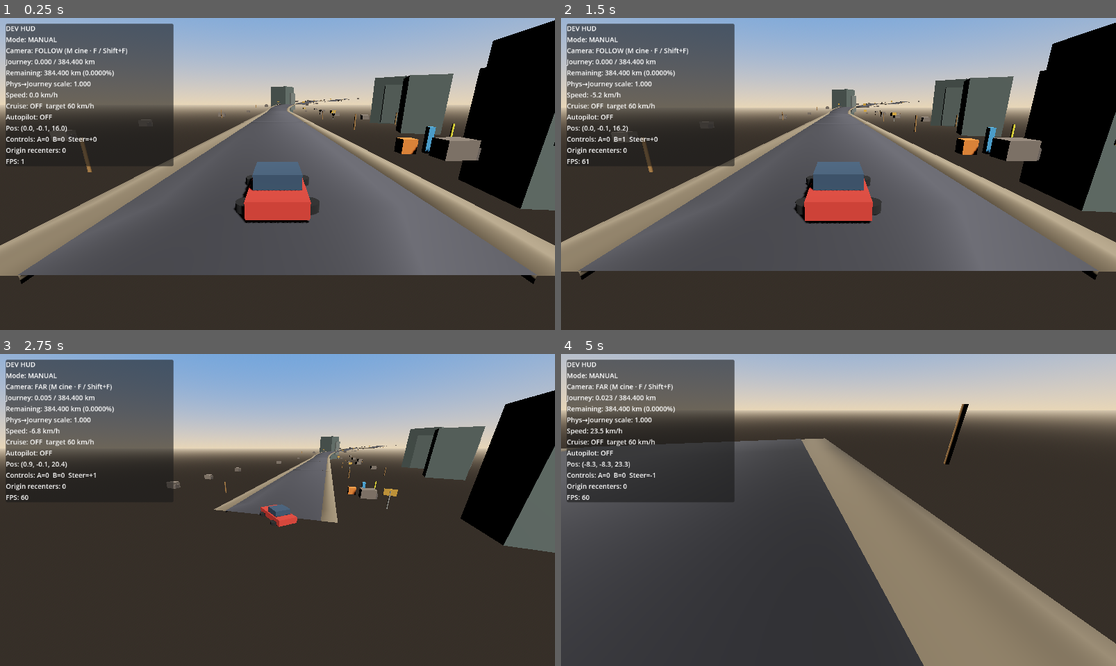
Above: before the commit, frames 1-4 (two rows, left to right).
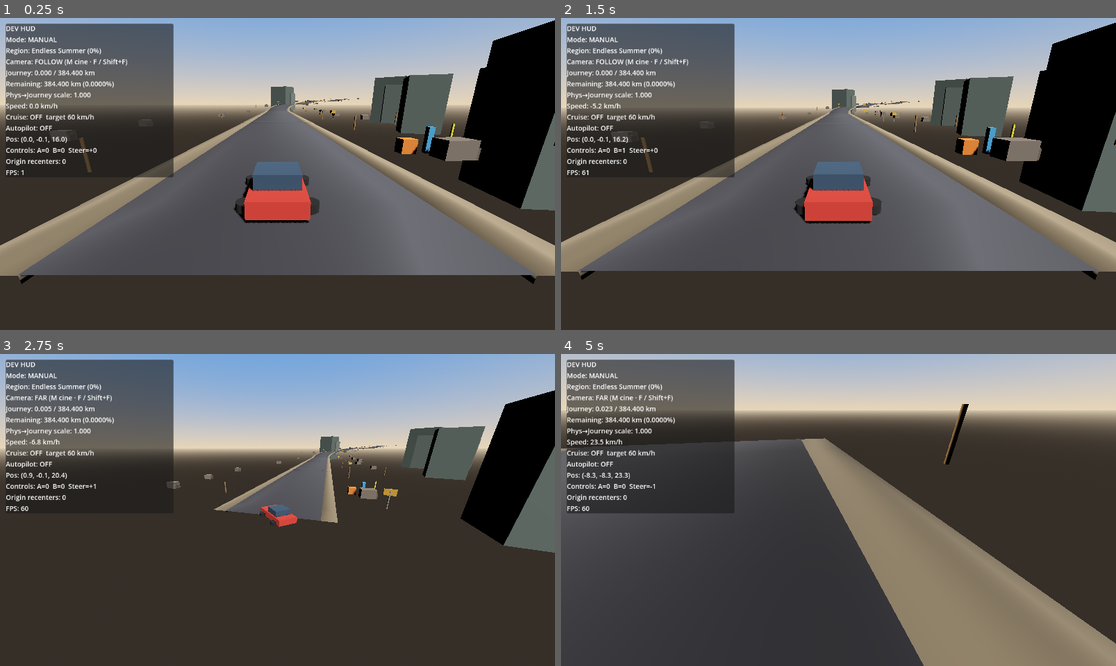
Above: after the commit, the same moments.

Repository: jacquesmoraes/moon-road
Game: Godot game, scene res://scenes/test/DrivingSandbox.tscn
Same seed, same stepped clock (60 frames per second), same inputs: the game is played once before the commit and once after it.
Inputs:
- Up to frame 1 (0.25 s): no input
- Up to frame 2 (1.5 s): hold D (vehicle_right) 0.53-1.28 s; tap T (vehicle_autopilot_toggle) at 0.6 s; hold S (vehicle_brake) from 1.28 s (still down); tap M (vehicle_camera_cinematic_toggle) at 1.35 s
- Up to frame 3 (2.75 s): release S (vehicle_brake) at 2.03 s; hold D (vehicle_right) from 2.03 s (still down); hold F (vehicle_camera_next) from 2.03 s (still down)
- Up to frame 4 (5 s): release D (vehicle_right) at 2.78 s; release F (vehicle_camera_next) at 2.78 s; hold W (vehicle_accelerate) 2.78-3.53 s; tap C (vehicle_cruise_toggle) at 2.85 s; hold A (vehicle_left) from 3.53 s (still down); tap V (vehicle_travel_mode_toggle) at 3.6 s; tap T (vehicle_autopilot_toggle) at 4.35 s

The runs differ from the first frame. In frame 1, 2.1% of the frame differs, in the area x 1-32%, y 9-52%; in frame 2, 2.1%; in frame 3, 1.9%; in frame 4, 2.8%.

Commit message:
feat: add journey world region system
Data-driven WorldRegion catalog + WorldRegionSystem autoload maps
JourneySystem distance to logical Earth→Moon regions. HUD shows the
current region; smoke checks boundaries and region_changed emits.

Co-authored-by: jacquesbarrosmoraes <jacquesbarrosmoraes@gmail.com>

Diff:
--- /dev/null
+++ b/autoload/world_region_system.gd
@@ -0,0 +1,123 @@
+extends Node
+## Logical region along the Earth→Moon journey.
+## Reads JourneySystem distance only — does not modify journey math, road, scenery, or UI.
+
+signal region_changed(new_region: WorldRegion, previous_region: WorldRegion)
+
+const DEFAULT_CATALOG_PATH := "res://resources/world/world_region_catalog.tres"
+
+@export_file("*.tres") var catalog_path: String = DEFAULT_CATALOG_PATH
+
+var _catalog: WorldRegionCatalog
+var _regions: Array[WorldRegion] = []
+var _current: WorldRegion
+var _journey: Node
+
+
+func _ready() -> void:
+	_load_catalog()
+	_journey = get_node_or_null("/root/JourneySystem")
+	if _journey != null and _journey.has_signal("distance_changed"):
+		_journey.distance_changed.connect(_on_journey_distance_changed)
+	_reevaluate(_current_journey_km(), true)
+
+
+func reload_catalog() -> void:
+	_load_catalog()
+	_reevaluate(_current_journey_km(), true)
+
+
+func get_current_region() -> WorldRegion:
+	return _current
+
+
+func get_current_region_id() -> String:
+	return _current.region_id if _current != null else ""
+
+
+func get_current_region_name() -> String:
+	if _current == null:
+		return ""
+	if not _current.display_name.is_empty():
+		return _current.display_name
+	return _current.region_id
+
+
+func get_region_progress() -> float:
+	if _current == null:
+		return 0.0
+	return _current.get_progress_at(_current_journey_km())
+
+
+func get_region_at_distance(km: float) -> WorldRegion:
+	return _find_region(km)
+
+
+func get_region_count() -> int:
+	return _regions.size()
+
+
+func get_regions() -> Array[WorldRegion]:
+	return _regions.duplicate()
+
+
+func _on_journey_distance_changed(current_km: float, _total_km: float) -> void:
+	_reevaluate(current_km, true)
+
+
+func _reevaluate(km: float, emit_on_change: bool) -> void:
+	var next := _find_region(km)
+	var previous := _current
+	if _same_region(previous, next):
+		_current = next
+		return
+	_current = next
+	if emit_on_change:
+		region_changed.emit(next, previous)
+
+
+func _find_region(km: float) -> WorldRegion:
+	if _regions.is_empty() or not is_finite(km):
+		return null
+
+	# Prefer half-open membership; last region also accepts its end_km (Moon arrival).
+	var last: WorldRegion = _regions[_regions.size() - 1]
+	for region in _regions:
+		if region.contains_km(km):
+			return region
+	if last != null and km >= last.start_km and km <= last.end_km:
+		return last
+
+	# Fallback: clamp to nearest catalog edge.
+	if km < _regions[0].start_km:
+		return _regions[0]
+	return last
+
+
+func _same_region(a: WorldRegion, b: WorldRegion) -> bool:
+	if a == b:
+		return true
+	if a == null or b == null:
+		return false
+	if not a.region_id.is_empty() or not b.region_id.is_empty():
+		return a.region_id == b.region_id
+	return a.display_name == b.display_name and is_equal_approx(a.start_km, b.start_km)
+
+
+func _current_journey_km() -> float:
+	if _journey != null and _journey.has_method("get_current_distance_km"):
+		return float(_journey.call("get_current_distance_km"))
+	return 0.0
+
+
+func _load_catalog() -> void:
+	_regions.clear()
+	_catalog = null
+	if catalog_path.is_empty():
+		return
+	var loaded := load(catalog_path)
+	_catalog = loaded as WorldRegionCatalog
+	if _catalog == null:
+		push_warning("WorldRegionSystem: failed to load catalog at %s" % catalog_path)
+		return
+	_regions = _catalog.get_sorted_regions()
--- a/project.godot
+++ b/project.godot
@@ -19,6 +19,7 @@
 [autoload]
 
 JourneySystem="*res://autoload/journey_system.gd"
+WorldRegionSystem="*res://autoload/world_region_system.gd"
 
 [input]
 
--- /dev/null
+++ b/resources/world/regions/cloudline.tres
@@ -0,0 +1,15 @@
+[gd_resource type="Resource" script_class="WorldRegion" load_steps=2 format=3]
+
+[ext_resource type="Script" path="res://scripts/world/world_region.gd" id="1_region"]
+
+[resource]
+script = ExtResource("1_region")
+region_id = "CLOUDLINE"
+display_name = "Cloudline"
+start_km = 40000.0
+end_km = 90000.0
+scenery_density_scale = 1.0
+climate_tag = "mist_high"
+visual_tint = Color(0.85, 0.9, 1, 1)
+audio_ambience_tag = "cloud_wind"
+poi_tags = PackedStringArray("overlook", "station")
--- /dev/null
+++ b/resources/world/regions/deep_violet.tres
@@ -0,0 +1,15 @@
+[gd_resource type="Resource" script_class="WorldRegion" load_steps=2 format=3]
+
+[ext_resource type="Script" path="res://scripts/world/world_region.gd" id="1_region"]
+
+[resource]
+script = ExtResource("1_region")
+region_id = "DEEP_VIOLET"
+display_name = "Deep Violet"
+start_km = 150000.0
+end_km = 230000.0
+scenery_density_scale = 0.7
+climate_tag = "cold_clear"
+visual_tint = Color(0.55, 0.35, 0.85, 1)
+audio_ambience_tag = "deep_space_low"
+poi_tags = PackedStringArray("ruin", "beacon")
--- /dev/null
+++ b/resources/world/regions/endless_summer.tres
@@ -0,0 +1,15 @@
+[gd_resource type="Resource" script_class="WorldRegion" load_steps=2 format=3]
+
+[ext_resource type="Script" path="res://scripts/world/world_region.gd" id="1_region"]
+
+[resource]
+script = ExtResource("1_region")
+region_id = "ENDLESS_SUMMER"
+display_name = "Endless Summer"
+start_km = 0.0
+end_km = 40000.0
+scenery_density_scale = 1.15
+climate_tag = "warm_clear"
+visual_tint = Color(1, 0.95, 0.75, 1)
+audio_ambience_tag = "summer_highway"
+poi_tags = PackedStringArray("motel", "diner", "gas")
--- /dev/null
+++ b/resources/world/regions/lunar_descent.tres
@@ -0,0 +1,15 @@
+[gd_resource type="Resource" script_class="WorldRegion" load_steps=2 format=3]
+
+[ext_resource type="Script" path="res://scripts/world/world_region.gd" id="1_region"]
+
+[resource]
+script = ExtResource("1_region")
+region_id = "LUNAR_DESCENT"
+display_name = "Lunar Descent"
+start_km = 370000.0
+end_km = 384400.0
+scenery_density_scale = 0.5
+climate_tag = "lunar_dust"
+visual_tint = Color(0.75, 0.75, 0.7, 1)
+audio_ambience_tag = "lunar_descent"
+poi_tags = PackedStringArray("landing", "outpost")
--- /dev/null
+++ b/resources/world/regions/moonrise.tres
@@ -0,0 +1,15 @@
+[gd_resource type="Resource" script_class="WorldRegion" load_steps=2 format=3]
+
+[ext_resource type="Script" path="res://scripts/world/world_region.gd" id="1_region"]
+
+[resource]
+script = ExtResource("1_region")
+region_id = "MOONRISE"
+display_name = "Moonrise"
+start_km = 310000.0
+end_km = 370000.0
+scenery_density_scale = 0.65
+climate_tag = "moonlight"
+visual_tint = Color(0.85, 0.88, 0.95, 1)
+audio_ambience_tag = "moonrise"
+poi_tags = PackedStringArray("camp", "viewpoint")
--- /dev/null
+++ b/resources/world/regions/orbital_blue.tres
@@ -0,0 +1,15 @@
+[gd_resource type="Resource" script_class="WorldRegion" load_steps=2 format=3]
+
+[ext_resource type="Script" path="res://scripts/world/world_region.gd" id="1_region"]
+
+[resource]
+script = ExtResource("1_region")
+region_id = "ORBITAL_BLUE"
+display_name = "Orbital Blue"
+start_km = 90000.0
+end_km = 150000.0
+scenery_density_scale = 0.85
+climate_tag = "thin_air"
+visual_tint = Color(0.55, 0.7, 1, 1)
+audio_ambience_tag = "orbital_hum"
+poi_tags = PackedStringArray("relay", "depot")
--- /dev/null
+++ b/resources/world/regions/the_long_night.tres
@@ -0,0 +1,15 @@
+[gd_resource type="Resource" script_class="WorldRegion" load_steps=2 format=3]
+
+[ext_resource type="Script" path="res://scripts/world/world_region.gd" id="1_region"]
+
+[resource]
+script = ExtResource("1_region")
+region_id = "THE_LONG_NIGHT"
+display_name = "The Long Night"
+start_km = 230000.0
+end_km = 310000.0
+scenery_density_scale = 0.55
+climate_tag = "dark_vacuum"
+visual_tint = Color(0.12, 0.12, 0.22, 1)
+audio_ambience_tag = "long_night"
+poi_tags = PackedStringArray("shelter", "signal")
--- /dev/null
+++ b/resources/world/world_region_catalog.tres
@@ -0,0 +1,14 @@
+[gd_resource type="Resource" script_class="WorldRegionCatalog" load_steps=9 format=3]
+
+[ext_resource type="Script" path="res://scripts/world/world_region_catalog.gd" id="1_catalog"]
+[ext_resource type="Resource" path="res://resources/world/regions/endless_summer.tres" id="2_summer"]
+[ext_resource type="Resource" path="res://resources/world/regions/cloudline.tres" id="3_cloud"]
+[ext_resource type="Resource" path="res://resources/world/regions/orbital_blue.tres" id="4_orbital"]
+[ext_resource type="Resource" path="res://resources/world/regions/deep_violet.tres" id="5_violet"]
+[ext_resource type="Resource" path="res://resources/world/regions/the_long_night.tres" id="6_night"]
+[ext_resource type="Resource" path="res://resources/world/regions/moonrise.tres" id="7_moonrise"]
+[ext_resource type="Resource" path="res://resources/world/regions/lunar_descent.tres" id="8_descent"]
+
+[resource]
+script = ExtResource("1_catalog")
+regions = [ExtResource("2_summer"), ExtResource("3_cloud"), ExtResource("4_orbital"), ExtResource("5_violet"), ExtResource("6_night"), ExtResource("7_moonrise"), ExtResource("8_descent")]
--- a/scripts/test/drive_smoke.gd
+++ b/scripts/test/drive_smoke.gd
@@ -136,11 +136,97 @@
 		return
 	_journey.call("reset_journey")
 
+	if not _verify_world_regions():
+		return
+
+	# Restore clean journey start after region API probes.
+	_journey.call("reset_journey")
+
 	if _vehicle.has_method("get_cruise_target_speed_ms"):
 		_cruise_target_ms = float(_vehicle.call("get_cruise_target_speed_ms"))
 
 	_set_phase(PHASE_ACCEL)
 	physics_frame.connect(_on_physics_frame)
+
+
+func _verify_world_regions() -> bool:
+	var regions: Node = root.get_node_or_null("WorldRegionSystem")
+	if regions == null:
+		push_error("drive_smoke: WorldRegionSystem missing")
+		quit(1)
+		return false
+	if int(regions.call("get_region_count")) < 7:
+		push_error("drive_smoke: expected >=7 catalog regions")
+		quit(1)
+		return false
+
+	var signal_count := {"n": 0}
+	var on_changed := func(_new_region, _previous_region) -> void:
+		signal_count["n"] = int(signal_count["n"]) + 1
+	regions.region_changed.connect(on_changed)
+
+	# Samples: mid-span + exact boundaries (half-open → next region owns the shared edge).
+	var samples: Array = [
+		[0.0, "ENDLESS_SUMMER"],
+		[20000.0, "ENDLESS_SUMMER"],
+		[40000.0, "CLOUDLINE"],
+		[90000.0, "ORBITAL_BLUE"],
+		[150000.0, "DEEP_VIOLET"],
+		[230000.0, "THE_LONG_NIGHT"],
+		[310000.0, "MOONRISE"],
+		[370000.0, "LUNAR_DESCENT"],
+		[384400.0, "LUNAR_DESCENT"],
+	]
+
+	var expected_emits := 0
+	var last_id := str(regions.call("get_current_region_id"))
+	for sample in samples:
+		var km: float = float(sample[0])
+		var expect_id: String = str(sample[1])
+		_journey.call("set_current_distance_km", km)
+		var got_id := str(regions.call("get_current_region_id"))
+		if got_id != expect_id:
+			push_error("drive_smoke: region at %.1f km got %s want %s" % [km, got_id, expect_id])
+			quit(1)
+			return false
+		var at := regions.call("get_region_at_distance", km)
+		if at == null or str(at.region_id) != expect_id:
+			push_error("drive_smoke: get_region_at_distance mismatch at %.1f" % km)
+			quit(1)
+			return false
+		if got_id != last_id:
+			expected_emits += 1
+			last_id = got_id
+
+	if int(signal_count["n"]) != expected_emits:
+		push_error(
+			"drive_smoke: region_changed emits=%d expected=%d"
+			% [int(signal_count["n"]), expected_emits]
+		)
+		quit(1)
+		return false
+
+	# Same-region distance change must not emit again.
+	var before := int(signal_count["n"])
+	_journey.call("set_current_distance_km", 375000.0)  # still LUNAR_DESCENT
+	_journey.call("set_current_distance_km", 380000.0)
+	if int(signal_count["n"]) != before:
+		push_error("drive_smoke: region_changed fired without region change")
+		quit(1)
+		return false
+
+	var progress := float(regions.call("get_region_progress"))
+	if progress < 0.0 or progress > 1.0:
+		push_error("drive_smoke: region progress out of range %.3f" % progress)
+		quit(1)
+		return false
+
+	regions.region_changed.disconnect(on_changed)
+	print(
+		"drive_smoke: regions OK count=%d emits=%d final=%s progress=%.2f"
+		% [int(regions.call("get_region_count")), expected_emits, last_id, progress]
+	)
+	return true
 
 
 func _engage_travel_mode() -> void:
--- a/scripts/ui/driving_debug_hud.gd
+++ b/scripts/ui/driving_debug_hud.gd
@@ -9,11 +9,13 @@
 
 var _vehicle: Node3D
 var _journey: Node
+var _regions: Node
 
 
 func _ready() -> void:
 	_resolve_vehicle()
 	_journey = get_node_or_null("/root/JourneySystem")
+	_regions = get_node_or_null("/root/WorldRegionSystem")
 
 
 func _process(_delta: float) -> void:
@@ -25,6 +27,8 @@
 
 	if _journey == null:
 		_journey = get_node_or_null("/root/JourneySystem")
+	if _regions == null:
+		_regions = get_node_or_null("/root/WorldRegionSystem")
 
 	var travel_mode := false
 	if _vehicle.has_method("is_travel_mode"):
@@ -53,6 +57,7 @@
 
 	var lines: PackedStringArray = [
 		"TRAVEL MODE",
+		"Region: %s" % _format_region_name(),
 		"Journey: %s km" % _format_journey_km(current_km),
 		"Remaining: %s km" % _format_journey_km(remaining_km),
 		"Speed: %.0f / %.0f km/h" % [speed_kmh, target_kmh],
@@ -87,6 +92,7 @@
 	var lines: PackedStringArray = [
 		"DEV HUD",
 		"Mode: %s" % _format_driving_mode(),
+		"Region: %s (%.0f%%)" % [_format_region_name(), _format_region_progress() * 100.0],
 		"Camera: %s (M cine · F / Shift+F)" % _format_camera_mode(),
 		"Journey: %s / %s km" % [_format_journey_km(current_km), _format_journey_km(total_km)],
 		"Remaining: %s km (%.4f%%)" % [_format_journey_km(remaining_km), progress * 100.0],
@@ -114,6 +120,20 @@
 	if _vehicle.has_method("get_driving_mode_name"):
 		return str(_vehicle.call("get_driving_mode_name"))
 	return "MANUAL"
+
+
+func _format_region_name() -> String:
+	if _regions != null and _regions.has_method("get_current_region_name"):
+		var name := str(_regions.call("get_current_region_name"))
+		if not name.is_empty():
+			return name
+	return "n/a"
+
+
+func _format_region_progress() -> float:
+	if _regions != null and _regions.has_method("get_region_progress"):
+		return float(_regions.call("get_region_progress"))
+	return 0.0
 
 
 func _format_camera_mode() -> String:
--- /dev/null
+++ b/scripts/world/world_region.gd
@@ -0,0 +1,44 @@
+extends Resource
+class_name WorldRegion
+## One logical Earth→Moon journey region. Spans live in data (.tres), not code.
+## Extra fields are stubs for future visual / scenery / climate / audio / POI work.
+
+@export var region_id: String = ""
+@export var display_name: String = ""
+## Inclusive start of this region in journey km.
+@export var start_km: float = 0.0
+## Exclusive end for mid regions; final region should include total_distance_km.
+@export var end_km: float = 0.0
+
+@export_group("Future hooks (stubs)")
+## Multiplier for roadside / prop density when scenery listens to regions.
+@export var scenery_density_scale: float = 1.0
+## Short climate / atmosphere tag (e.g. "warm_clear", "thin_air").
+@export var climate_tag: String = ""
+## Soft visual hint for sky / grade / fog later — not applied yet.
+@export var visual_tint: Color = Color(1.0, 1.0, 1.0, 1.0)
+## Ambience / music bed key for a future audio system.
+@export var audio_ambience_tag: String = ""
+## Allowed point-of-interest type ids for this stretch.
+@export var poi_tags: PackedStringArray = []
+
+
+func contains_km(km: float) -> bool:
+	if not is_finite(km):
+		return false
+	if end_km > start_km:
+		# Half-open [start, end) so boundaries belong to the next region,
+		# except the very last km of the catalog (handled by WorldRegionSystem).
+		return km >= start_km and km < end_km
+	return is_equal_approx(km, start_km)
+
+
+func get_span_km() -> float:
+	return maxf(end_km - start_km, 0.0)
+
+
+func get_progress_at(km: float) -> float:
+	var span := get_span_km()
+	if span <= 0.0:
+		return 0.0
+	return clampf((km - start_km) / span, 0.0, 1.0)
--- /dev/null
+++ b/scripts/world/world_region_catalog.gd
@@ -0,0 +1,17 @@
+extends Resource
+class_name WorldRegionCatalog
+## Ordered list of WorldRegion resources covering the Earth→Moon journey.
+## Edit regions by changing the .tres entries; WorldRegionSystem just consumes this.
+
+@export var regions: Array[WorldRegion] = []
+
+
+func get_sorted_regions() -> Array[WorldRegion]:
+	var out: Array[WorldRegion] = []
+	for region in regions:
+		if region != null:
+			out.append(region)
+	out.sort_custom(func(a: WorldRegion, b: WorldRegion) -> bool:
+		return a.start_km < b.start_km
+	)
+	return out
Not shown, removed: resources/world/.gdkeep
